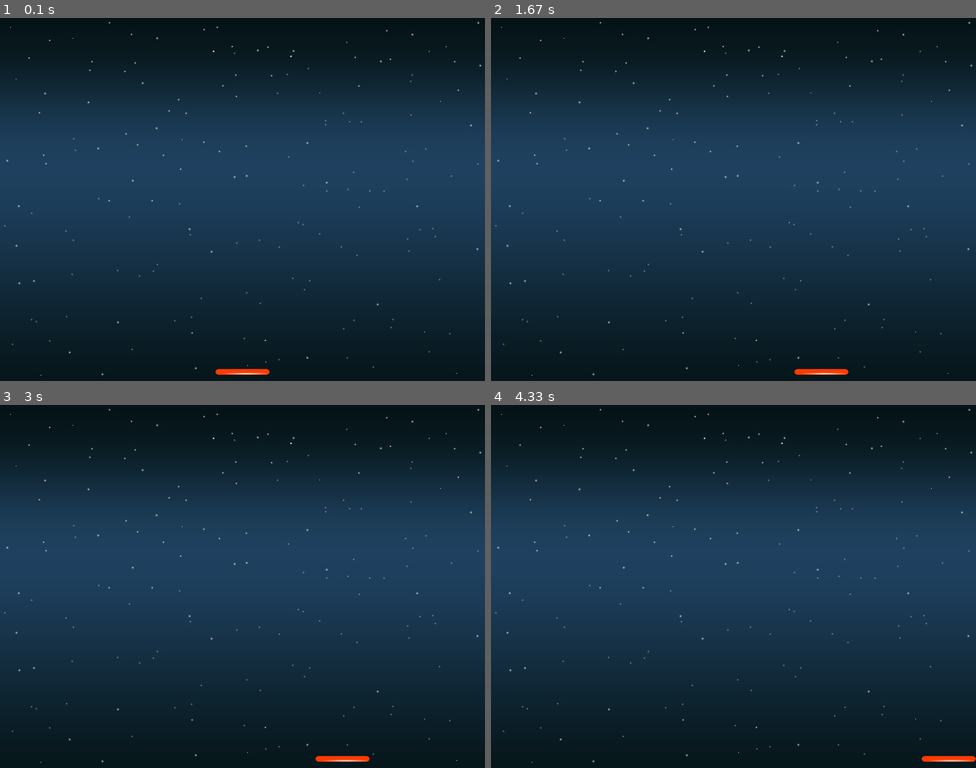
Above: before the commit, frames 1-4 (two rows, left to right).
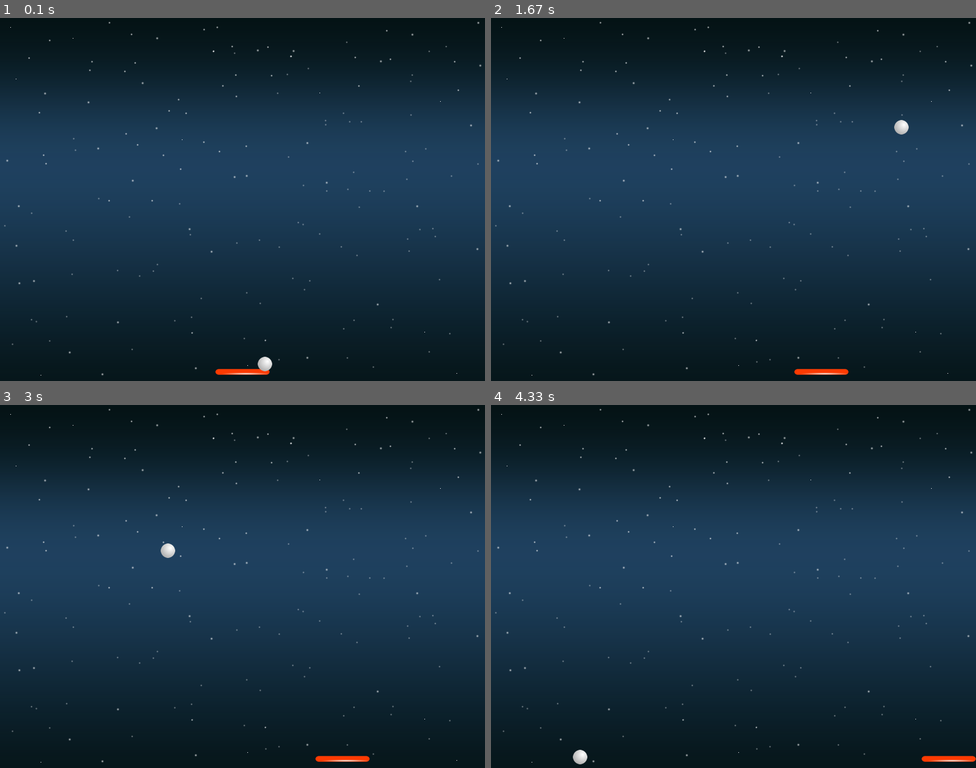
Above: after the commit, the same moments.

Repository: anbreaker/k8ArkanoidPyGame
Game: pygame game, started from main.py
Two runs of this game, one before a commit and one after it. Both use one fixed random seed, a clock stepped at 60 frames per second and the inputs below.
Inputs:
- Up to frame 1 (0.1 s): no input
- Up to frame 2 (1.67 s): hold Right 0.33-0.8 s; hold Right 0.83-1.3 s; hold Left from 1.33 s (still down)
- Up to frame 3 (3 s): release Left at 1.87 s; hold Left 1.9-2.3 s; hold Right 2.33-2.97 s
- Up to frame 4 (4.33 s): hold Left 3-3.47 s; hold Right 3.5-3.97 s; hold Right from 4 s (still down)

The runs differ from the first frame. In frame 1, 0.1% of the frame differs, in the area x 53-57%, y 93-98%; in frame 2, 0.1%; in frame 3, 0.1%; in frame 4, 0.1%, in the area x 16-20%, y 94-99%.

Commit message:
rebote de bola

Diff:
--- a/entities.py
+++ b/entities.py
@@ -28,3 +28,37 @@
 
     def go_right(self):
         self.rect.x = min(self.rect.x + self.speed, 800-self.w)
+
+
+class Ball(pg.sprite.Sprite):
+    pictures = 'ball.png'
+    dx = 1
+    dy = 1
+    speed = 5
+
+    def __init__(self, x=400, y=535):
+        self.x = x
+        self.y = y
+
+        pg.sprite.Sprite.__init__(self)
+        self.image = pg.image.load(
+            'resources/{}'.format(self.pictures)).convert_alpha()
+
+        self.rect = self.image.get_rect()
+        self.rect.x = x
+        self.rect.y = y
+        self.w = self.rect.w
+        self.h = self.rect.h
+
+    def update(self, dt):
+        self.rect.x = self.rect.x + self.speed * self.dx
+        self.rect.y = self.rect.y + self.speed * self.dy
+
+        if self.rect.y >= 600:
+            self.dy = self.dy * - 1 # Condicion de perdida de vida
+
+        if self.rect.y <= 0:
+            self.dy = self.dy * -1
+
+        if self.rect.x <= 0 or self.rect.x >= 800 -self.w:
+            self.dx = self.dx * -1
--- a/main.py
+++ b/main.py
@@ -17,9 +17,11 @@
 
         self.background_img = pg.image.load('resources/background.png').convert()
         self.player = Racket()
+        self.ball = Ball()
 
         self.allSprites = pg.sprite.Group()
         self.allSprites.add(self.player)
+        self.allSprites.add(self.ball)
 
     def gameOver(self):
         pg.quit()
Binary file removed: resources/background-.png
